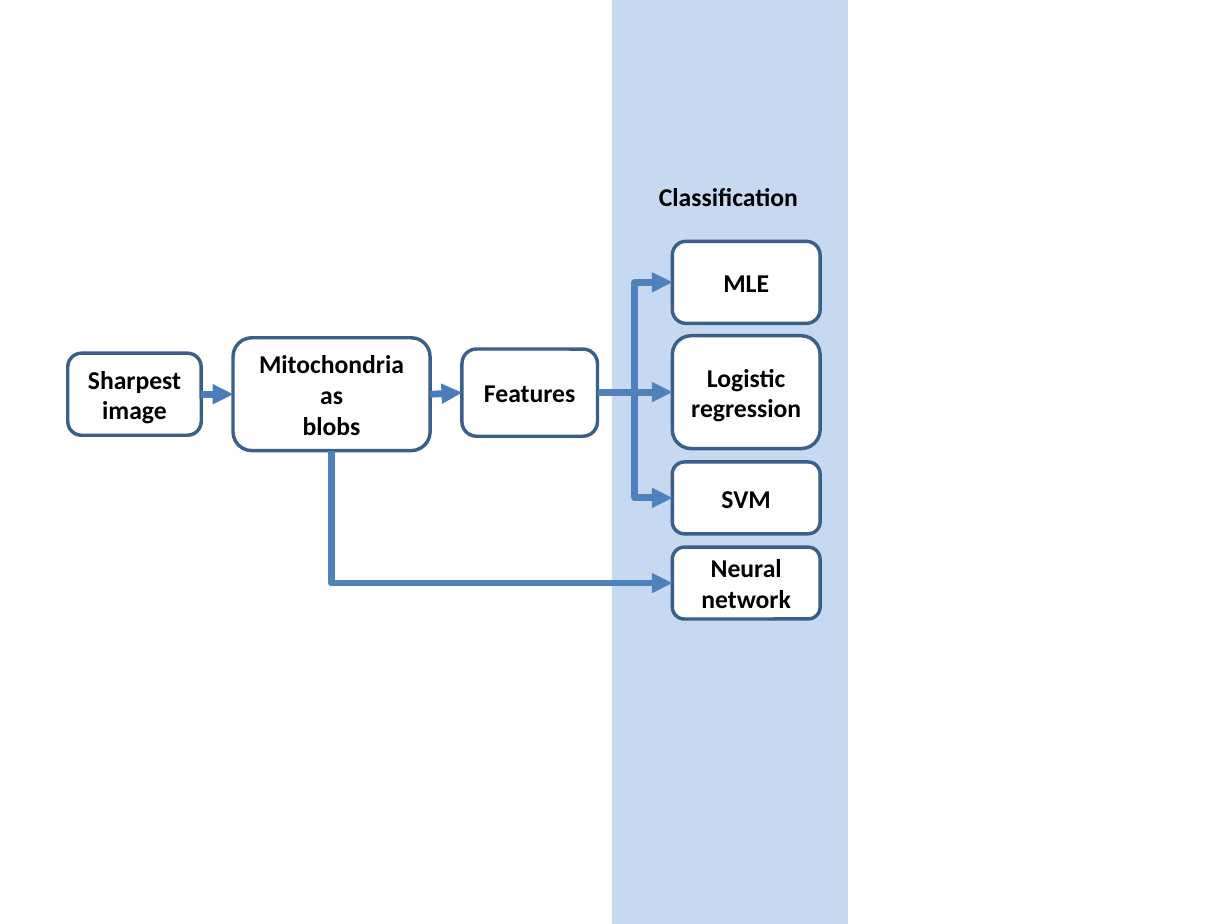
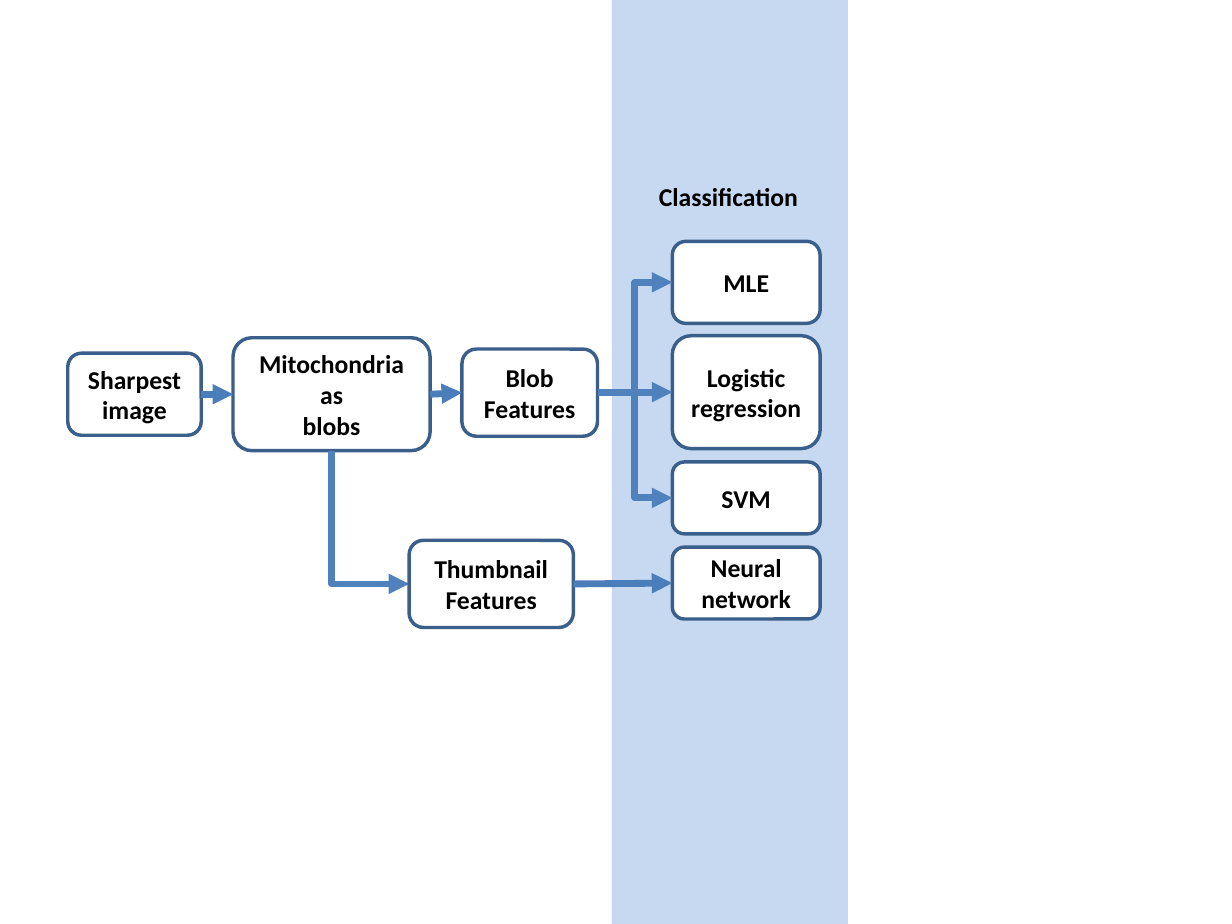
Before and after one commit to saksham/Mitochondria-Classification, a slide deck: slide 1 of report/LyxReportStructure/images/Pipeline.pptx. Drawn at 1232x924 pixels with LibreOffice and Linux fonts; fonts in the diff are those of the drawing. Boxes give left, top, right and bottom in pixels: in the first picture for what was removed or moved away, otherwise in the second. Text is boxed around its words. In the diff, an @@ line names an element or a change of style, - is before the commit and + after.

```diff
--- a/report/LyxReportStructure/images/Pipeline.pptx
+++ b/report/LyxReportStructure/images/Pipeline.pptx
@@ text in rounded rectangle at (x1=484, y1=369, x2=575, y2=419): text changed @@
-Features
+Blob Features
@@ elbow arrow moved from (331, 451) - (673, 583) to (331, 451) - (409, 584) @@
@@ rounded rectangle added at (x1=409, y1=541, x2=573, y2=628), fill #FFFFFF, outline #3A5F8C 2 pt, 15 pt, text #000000, bold @@
+Thumbnail Features
@@ arrow added from (573, 584) to (673, 583), #4B7EBC 4 pt @@
```
Also in this commit, not shown: 7 other files.
